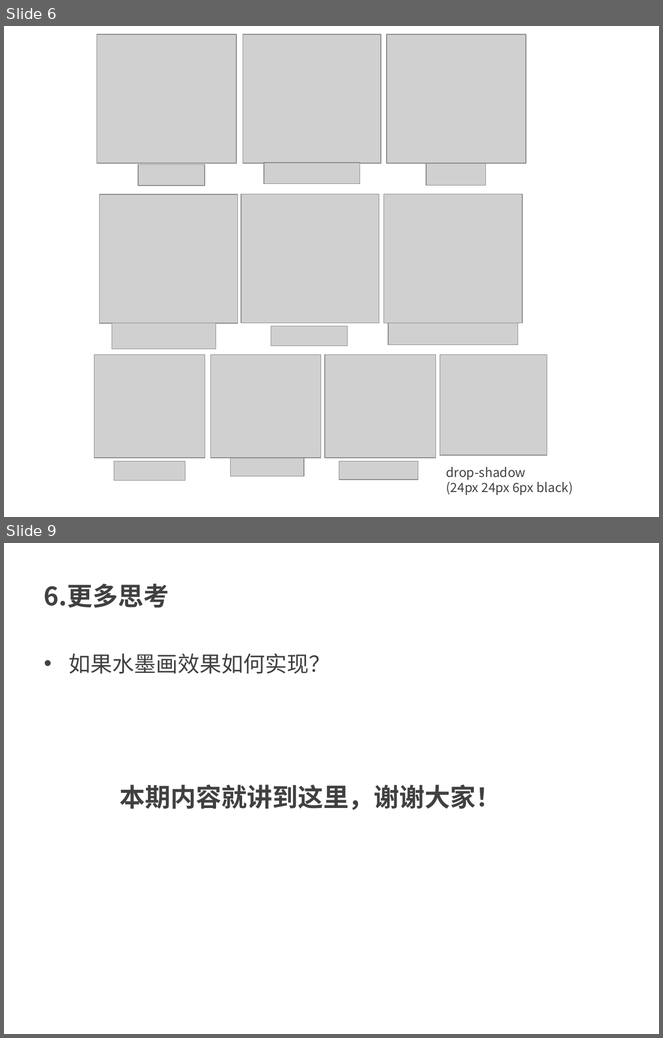
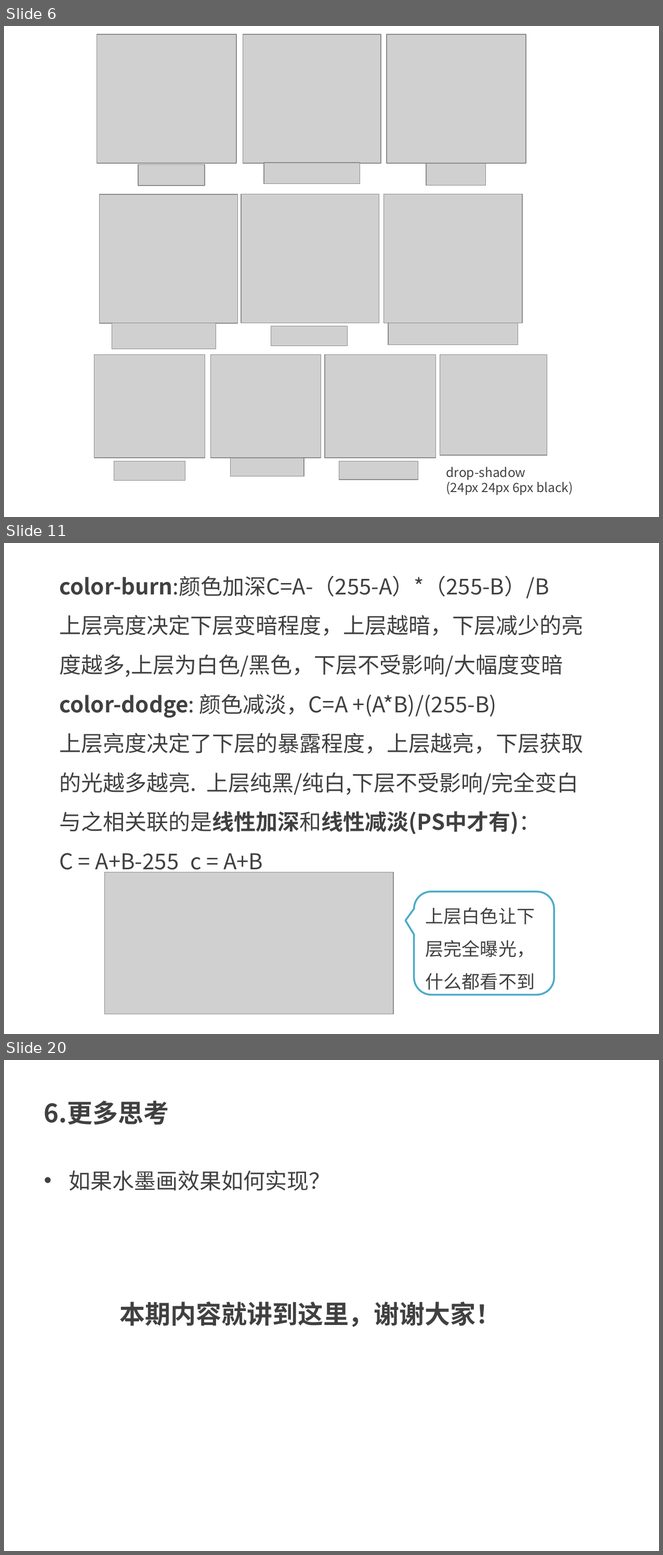
Before and after one commit to kong66/webAni, a slide deck: 35-css-filter/35.pptx. Shown one above the other, each under a label of ours: slides 6 and 9 before the commit, slides 6, 11 and 20 after it; the slides between them are not shown. The pictures are 663x1038 and 663x1555 pixels, drawn with LibreOffice and Linux fonts; fonts in the diff are those of the drawing; grey boxes stand for pictures. Boxes give left, top, right and bottom in pixels: in the first picture for what was removed or moved away, otherwise in the second. Text is boxed around its words. In the diff, an @@ line names an element or a change of style, - is before the commit and + after.

```diff
--- a/35-css-filter/35.pptx
+++ b/35-css-filter/35.pptx
@@ slide 11 added at [4,543,659,1034], background #FFFFFF @@
@@ text added at [60,576,584,875], 24 pt, text #404040 @@
+color-burn:颜色加深C=A-（255-A）*（255-B）/B
+上层亮度决定下层变暗程度，上层越暗，下层减少的亮度越多,上层为白色/黑色，下层不受影响/大幅度变暗
+color-dodge: 颜色减淡，C=A +(A*B)/(255-B)
+上层亮度决定了下层的暴露程度，上层越亮，下层获取的光越多越亮. 上层纯黑/纯白,下层不受影响/完全变白
+与之相关联的是线性加深和线性减淡(PS中才有)：
+C = A+B-255 c = A+B
@@ picture added at [105,873,394,1015] @@
@@ rounded speech box added at [414,891,554,994], fill #FFFFFF, outline #4BACC6 2 pt, 20 pt, text #404040 @@
+上层白色让下层完全曝光，什么都看不到
@@ what was slide 9 is now slide 20 @@
```
Also in this commit, not shown: 4 slides changed, 10 other slides added, 12 other files.
